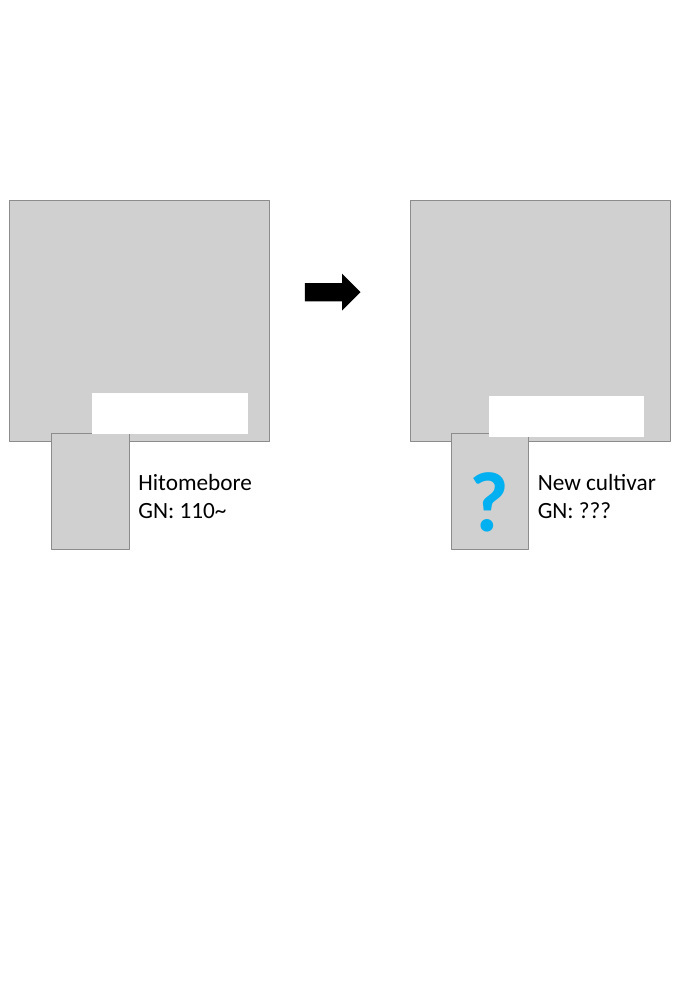
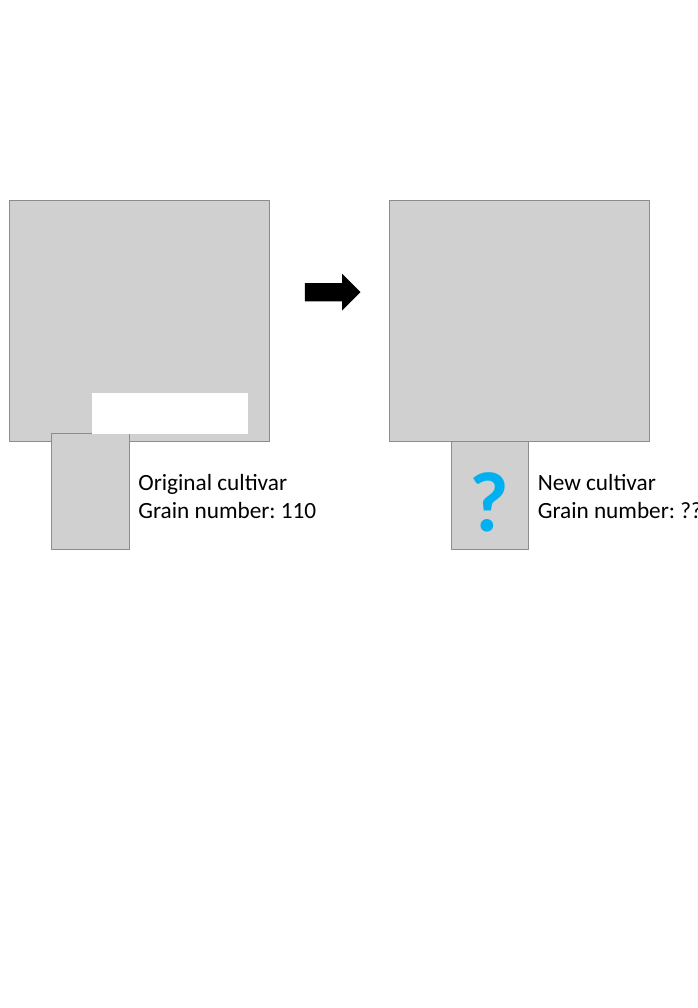
Before and after one commit to slt666666/FAO_lecture, a slide deck: slide 57 of FAO_2024/mutmapqtlseq.pptx (slide 56 before the commit). Drawn at 698x1008 pixels with LibreOffice and Linux fonts; fonts in the diff are those of the drawing; grey boxes stand for pictures. Boxes give left, top, right and bottom in pixels: in the first picture for what was removed or moved away, otherwise in the second. Text is boxed around its words. In the diff, an @@ line names an element or a change of style, - is before the commit and + after.

```diff
--- a/FAO_2024/mutmapqtlseq.pptx
+++ b/FAO_2024/mutmapqtlseq.pptx
@@ picture: place and size @@
-picture at [410,201,670,442]
+picture at [389,201,649,442]
@@ rectangle removed at [490,396,644,436] @@
@@ text at [138,474,316,518]: text changed @@
-Hitomebore
-GN: 110~
+Original cultivar
+Grain number: 110
@@ text at [538,502,675,518]: text changed @@
-GN: ???
+Grain number: ???
```
Also in this commit, not shown: 1 slide added, 2 other files.
